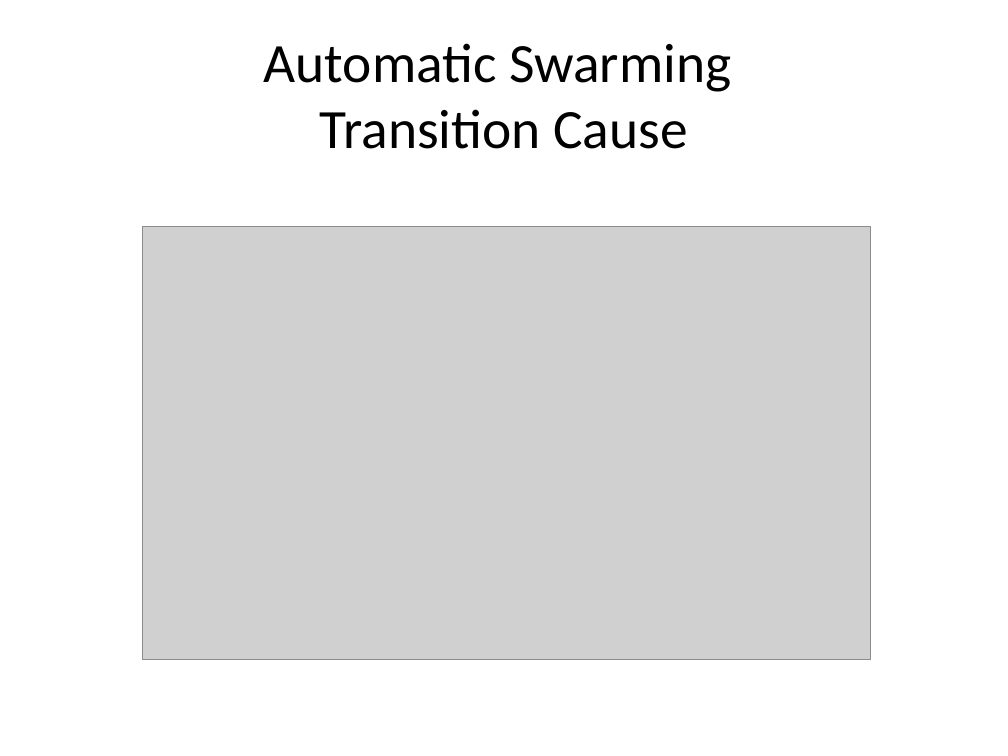
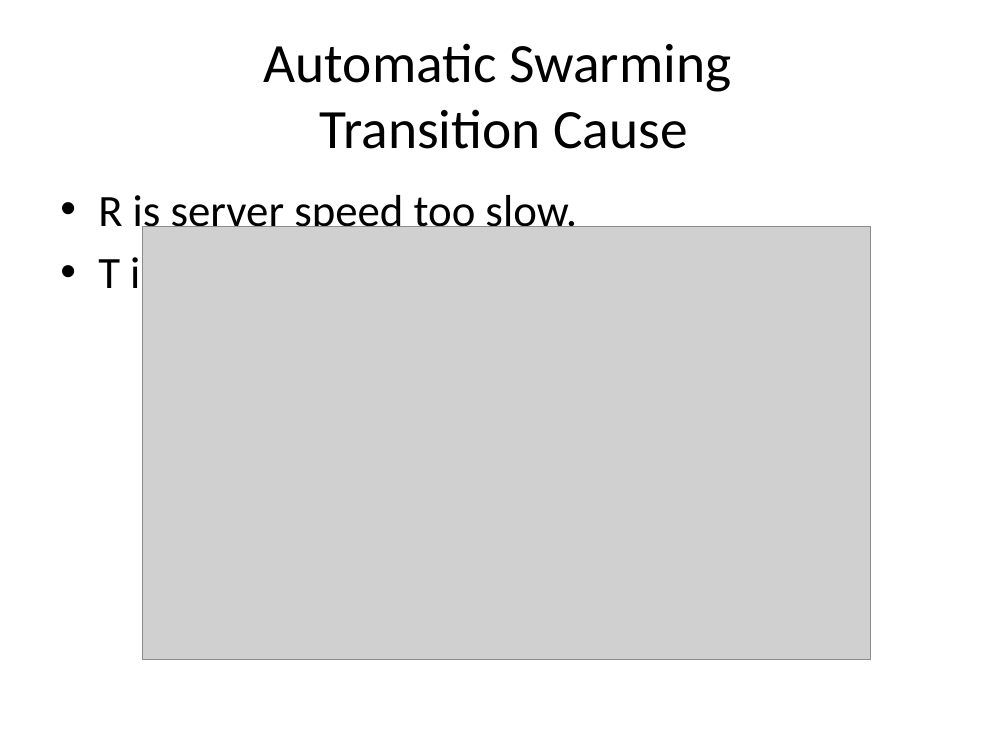
Before and after one commit to rdp/p2pwebclient, a slide deck: slide 20 of thesis_presentation/How to Make the Internet Faster.pptx (slide 23 before the commit). Drawn at 1008x756 pixels with LibreOffice and Linux fonts; fonts in the diff are those of the drawing; grey boxes stand for pictures. Boxes give left, top, right and bottom in pixels: in the first picture for what was removed or moved away, otherwise in the second. Text is boxed around its words. In the diff, an @@ line names an element or a change of style, - is before the commit and + after.

```diff
--- a/thesis_presentation/How to Make the Internet Faster.pptx
+++ b/thesis_presentation/How to Make the Internet Faster.pptx
@@ text added at <box>98,195,577,300</box>, 32 pt, text #000000 @@
+• R is server speed too slow.
+• T is
```
Also in this commit, not shown: 10 other slides changed, 1 slide added, 9 slides removed.
